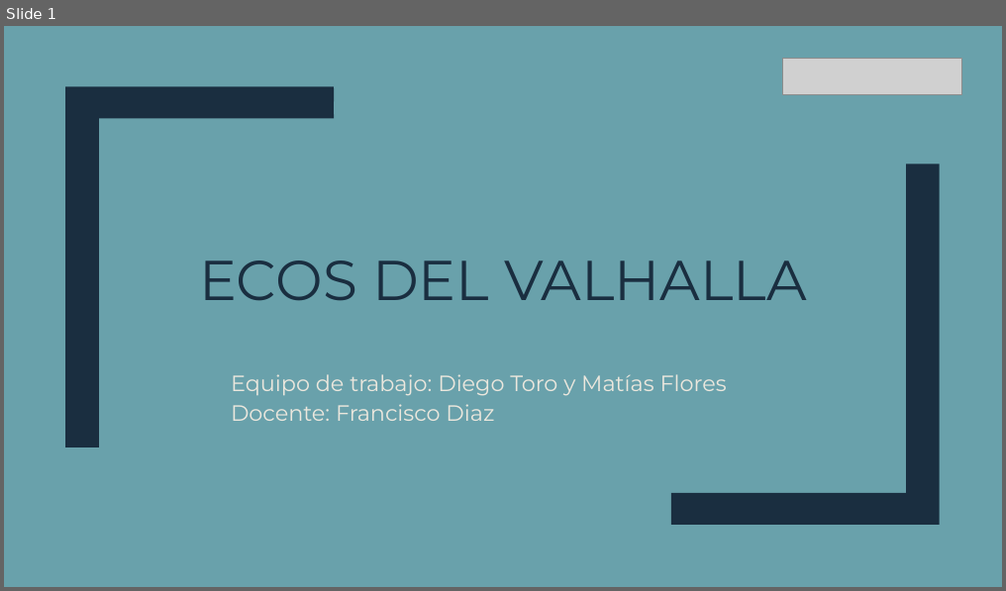
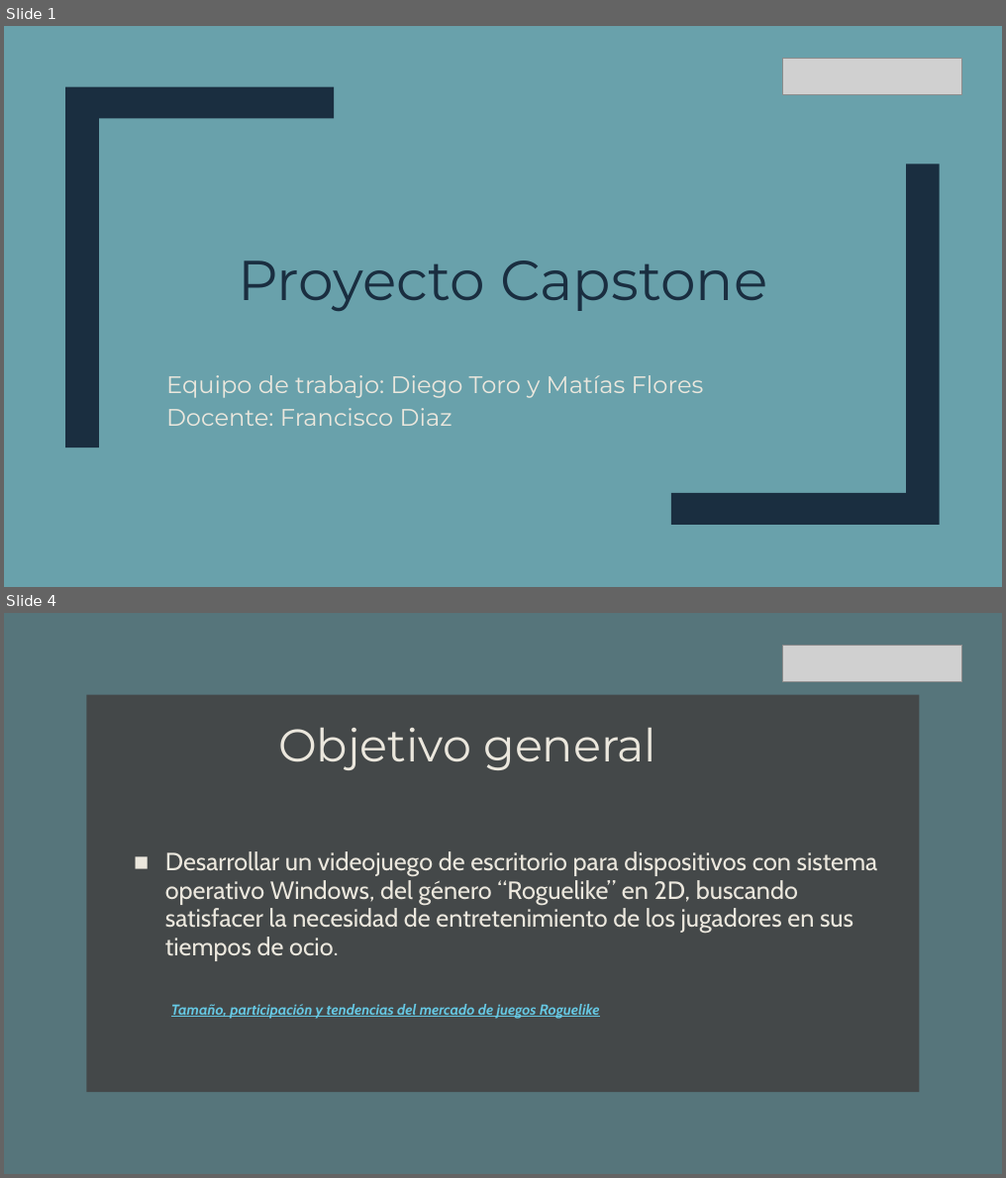
Before and after one commit to ruinedbird/github-capstone, a slide deck: Fase 3/Evidencias grupales/Capstone Roguelike.pptx. Shown one above the other, each under a label of ours: slide 1 before the commit, slides 1 and 4 after it; the slides between them are not shown. The pictures are 1006x591 and 1006x1178 pixels, drawn with LibreOffice and Linux fonts; fonts in the diff are those of the drawing; grey boxes stand for pictures; background and template pictures are left out. Boxes give left, top, right and bottom in pixels: in the first picture for what was removed or moved away, otherwise in the second. Text is boxed around its words. In the diff, an @@ line names an element or a change of style, - is before the commit and + after.

```diff
--- a/Fase 3/Evidencias grupales/Capstone Roguelike.pptx
+++ b/Fase 3/Evidencias grupales/Capstone Roguelike.pptx
@@ slide 4 added at (4, 613, 1002, 1174), background picture (left out) @@
@@ rectangle added at (4, 613, 1002, 1174), fill #69A1AB @@
@@ rectangle added at (4, 613, 1002, 1174), fill #414141 at 45% opacity @@
@@ rectangle added at (43, 613, 61, 1174), fill #EBE7DD @@
@@ picture added at (782, 645, 962, 682) @@
@@ rectangle added at (86, 694, 919, 1092), fill #414141 at 85% opacity @@
@@ title added at (278, 727, 656, 770), 44 pt, text #EBE7DD @@
+Objetivo general
@@ text added at (165, 852, 878, 1019), 24 pt, text #EBE7DD @@
+■ Desarrollar un videojuego de escritorio para dispositivos con sistema operativo Windows, del género “Roguelike” en 2D, buscando satisfacer la necesidad de entretenimiento de los jugadores en sus tiempos de ocio.
+Tamaño, participación y tendencias del mercado de juegos Roguelike
@@ slide 1 changed as well @@
@@ freeform shape at (65, 86, 334, 448): rotation 0 to 180 degrees @@
@@ title at (239, 261, 767, 311): text changed @@
-ECOS DEL VALHALLA
+Proyecto Capstone
@@ subtitle "Equipo de trabajo: Diego Toro ...": place and size @@
-subtitle "Equipo de trabajo: Diego Toro ..." at (231, 374, 727, 421)
+subtitle "Equipo de trabajo: Diego Toro ..." at (166, 375, 704, 426)
@@ subtitle "Equipo de trabajo: Diego Toro ..." at (166, 375, 704, 426): size 21.3 to 23 pt @@
```
Also in this commit, not shown: 8 other slides changed, 5 other slides added, 6 slides removed.
